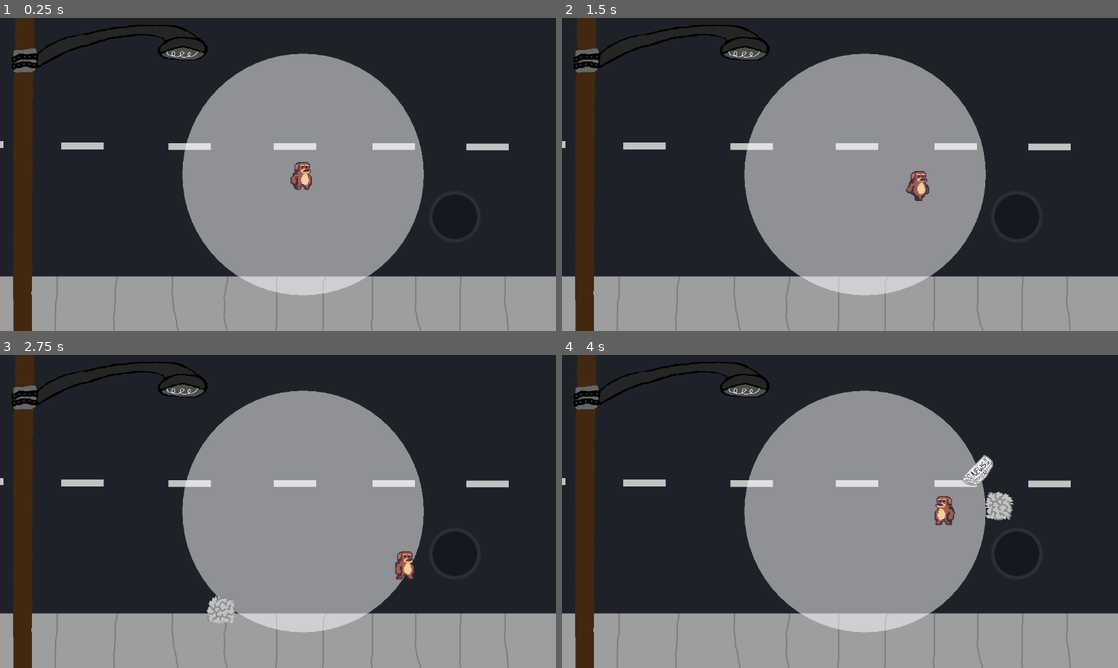
Above: before the commit, frames 1-4 (two rows, left to right).
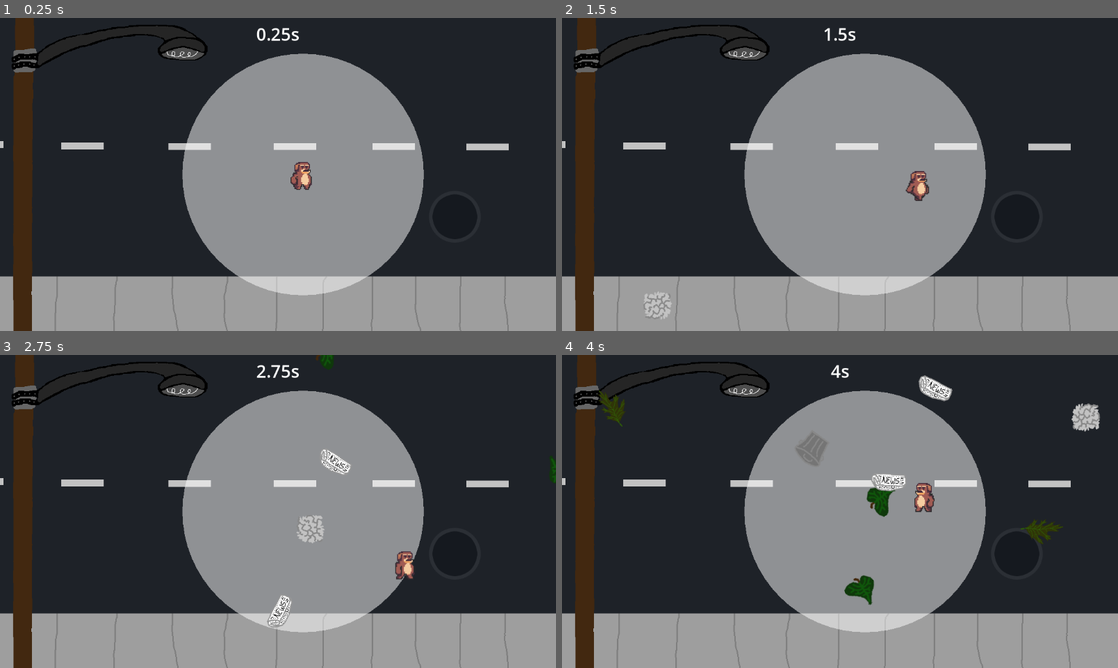
Above: after the commit, the same moments.

Repository: SeasonalCat/stay-trijam
Game: Godot game, scene res://scenes/main/main.tscn
Same seed, same stepped clock (60 frames per second), same inputs: the game is played once before the commit and once after it.
Inputs:
- Up to frame 1 (0.25 s): no input
- Up to frame 2 (1.5 s): hold D (move_right) 0.53-1.28 s; hold S (move_down) from 1.28 s (still down)
- Up to frame 3 (2.75 s): release S (move_down) at 2.03 s; hold D (move_right) from 2.03 s (still down)
- Up to frame 4 (4 s): release D (move_right) at 2.78 s; hold W (move_up) 2.78-3.53 s; hold A (move_left) from 3.53 s (still down)

The runs differ from the first frame. In frame 1, 0.1% of the frame differs, in the area x 46-54%, y 3-8%; in frame 2, 0.3%; in frame 3, 1.3%; in frame 4, 3.5%, in the area x 6-97%, y 3-80%.

Commit message:
add timer, make collision work right, up spawn rate

Diff:
--- a/scenes/game_object/obstacle/obstacle.gd
+++ b/scenes/game_object/obstacle/obstacle.gd
@@ -18,12 +18,14 @@
 func _ready():
 	var texture = textures[randi() % textures.size()]
 	sprite.texture = texture
+	$Area2D.body_entered.connect(collide_with_player)
 
-func _process(_delta):
+
+func _process(delta):
 	if (velocity == Vector2.ZERO):
 		accelerate_to_player()
+	move_and_slide()
 
-	move_and_slide()
 
 func accelerate_to_player():
 	var player = get_tree().get_first_node_in_group("player") as Node2D
@@ -32,7 +34,13 @@
 
 	var direction = (player.global_position - global_position).normalized()
 
-	var angle = randf_range(-PI / 20, PI / 20)
+	var angle = randf_range(-PI / 40, PI / 40)
 	direction = direction.rotated(angle)
 
 	velocity = direction * max_speed
+
+
+func collide_with_player(other_body: Node2D):
+	if other_body.is_in_group("player"):
+		queue_free()
+		other_body.position += velocity.normalized() * 50
--- a/scenes/game_object/obstacle/obstacle.tscn
+++ b/scenes/game_object/obstacle/obstacle.tscn
@@ -23,9 +23,12 @@
 "spinning": SubResource("Animation_mdk5h")
 }
 
+[sub_resource type="CircleShape2D" id="CircleShape2D_65l1l"]
+radius = 32.0
+
 [node name="Obstacle" type="CharacterBody2D"]
 collision_layer = 2
-collision_mask = 2
+collision_mask = 0
 script = ExtResource("1_tj1ul")
 
 [node name="AnimationPlayer" type="AnimationPlayer" parent="."]
@@ -37,4 +40,10 @@
 [node name="Visuals" type="Node2D" parent="."]
 
 [node name="Sprite2D" type="Sprite2D" parent="Visuals"]
-rotation = 6.28319
+
+[node name="Area2D" type="Area2D" parent="."]
+collision_layer = 0
+collision_mask = 3
+
+[node name="CollisionShape2D" type="CollisionShape2D" parent="Area2D"]
+shape = SubResource("CircleShape2D_65l1l")
--- a/scenes/game_object/player/player.gd
+++ b/scenes/game_object/player/player.gd
@@ -5,6 +5,9 @@
 
 @onready var animation_player = $AnimationPlayer
 @onready var visuals = $Visuals
+
+func _ready():
+	$CollisionArea2D.body_entered.connect(on_body_entered)
 
 func _process(delta):
 	var movement_vector = get_movement_vector()
@@ -29,3 +32,9 @@
 	var x_movement = Input.get_action_strength("move_right") - Input.get_action_strength("move_left")
 	var y_movement = Input.get_action_strength("move_down") - Input.get_action_strength("move_up")
 	return Vector2(x_movement, y_movement)
+
+
+func on_body_entered(other_body: Node2D):
+	other_body.queue_free()
+	# move the other_body back in the direction we were traveling
+	other_body.position -= velocity.normalized() * 10
--- a/scenes/game_object/player/player.tscn
+++ b/scenes/game_object/player/player.tscn
@@ -87,8 +87,6 @@
 radius = 19.0
 
 [node name="Player" type="CharacterBody2D"]
-collision_layer = 3
-collision_mask = 3
 script = ExtResource("1_w5ky0")
 
 [node name="AnimationPlayer" type="AnimationPlayer" parent="."]
@@ -105,7 +103,13 @@
 frame = 7
 
 [node name="CollisionArea2D" type="Area2D" parent="."]
+collision_layer = 0
+collision_mask = 2
 
 [node name="CollisionShape2D" type="CollisionShape2D" parent="CollisionArea2D"]
 position = Vector2(-2, 10)
 shape = SubResource("CircleShape2D_ohuyi")
+
+[node name="CollisionShape2D" type="CollisionShape2D" parent="."]
+position = Vector2(-2, 10)
+shape = SubResource("CircleShape2D_ohuyi")
--- a/scenes/game_object/zone/zone.gd
+++ b/scenes/game_object/zone/zone.gd
@@ -9,11 +9,12 @@
 
 func _ready():
 	collision_shape.shape.radius = radius
-	$Area2D.area_exited.connect(on_body_exited)
+	$Area2D.body_exited.connect(on_body_exited)
 
 
 func _draw():
 	draw_circle(Vector2.ZERO, radius, Color(1, 1, 1, 0.5))
 
 func on_body_exited(other_body: Node2D):
-	out_of_zone.emit()
+	if other_body.is_in_group("player"):
+		out_of_zone.emit()
--- a/scenes/main/main.tscn
+++ b/scenes/main/main.tscn
@@ -8,6 +8,7 @@
 [ext_resource type="PackedScene" uid="uid://dmnk6a4r4o3sf" path="res://scenes/manager/obstacle_time_manager.tscn" id="3_2fdms"]
 [ext_resource type="PackedScene" uid="uid://c3ib8rdggbsd2" path="res://scenes/manager/obstacle_manager.tscn" id="4_1yqrn"]
 [ext_resource type="AudioStream" uid="uid://duat0x7xp0l8a" path="res://assets/music.mp3" id="6_jd3oh"]
+[ext_resource type="PackedScene" uid="uid://60kdric8owen" path="res://scenes/ui/timer_text.tscn" id="9_o6j40"]
 
 [node name="Main" type="Node"]
 script = ExtResource("1_raxyv")
@@ -33,3 +34,5 @@
 [node name="AudioStreamPlayer" type="AudioStreamPlayer" parent="."]
 stream = ExtResource("6_jd3oh")
 autoplay = true
+
+[node name="TimerText" parent="." instance=ExtResource("9_o6j40")]
--- a/scenes/manager/obstacle_manager.tscn
+++ b/scenes/manager/obstacle_manager.tscn
@@ -8,4 +8,5 @@
 obstacle_scene = ExtResource("2_3uj5w")
 
 [node name="Timer" type="Timer" parent="."]
+wait_time = 0.25
 autostart = true
--- a/scenes/ui/game_over.tscn
+++ b/scenes/ui/game_over.tscn
@@ -30,11 +30,6 @@
 theme_override_font_sizes/font_size = 72
 text = "Game Over"
 
-[node name="ScoreLabel" type="Label" parent="MarginContainer/PanelContainer/MarginContainer/VBoxContainer"]
-layout_mode = 2
-theme_override_font_sizes/font_size = 36
-text = "Your Score: 1000.00s"
-
 [node name="RestartButton" type="Button" parent="MarginContainer/PanelContainer/MarginContainer/VBoxContainer"]
 layout_mode = 2
 theme_override_font_sizes/font_size = 36
--- /dev/null
+++ b/scenes/ui/timer_text.gd
@@ -0,0 +1,18 @@
+extends CanvasLayer
+
+var start_time = 0
+@onready var label = $MarginContainer/Label
+var current_time = 0
+
+
+func _ready():
+	start_time = Time.get_ticks_msec();
+
+
+func _process(delta):
+	current_time = Time.get_ticks_msec() - start_time
+	label.text = format_current_time(current_time)
+
+
+func format_current_time(time: float):
+	return str(time / 1000) + "s"
--- /dev/null
+++ b/scenes/ui/timer_text.tscn
@@ -0,0 +1,18 @@
+[gd_scene load_steps=2 format=3 uid="uid://60kdric8owen"]
+
+[ext_resource type="Script" path="res://scenes/ui/timer_text.gd" id="1_bcvmd"]
+
+[node name="TimerText" type="CanvasLayer"]
+script = ExtResource("1_bcvmd")
+
+[node name="MarginContainer" type="MarginContainer" parent="."]
+offset_right = 1152.0
+offset_bottom = 648.0
+theme_override_constants/margin_top = 8
+
+[node name="Label" type="Label" parent="MarginContainer"]
+layout_mode = 2
+size_flags_horizontal = 4
+size_flags_vertical = 0
+theme_override_font_sizes/font_size = 36
+text = "0.00s"
Not shown: 1 places in scenes/game_object/obstacle/obstacle.tscn that only renumber resources
Not shown: 1 places in scenes/main/main.tscn that only renumber resources
